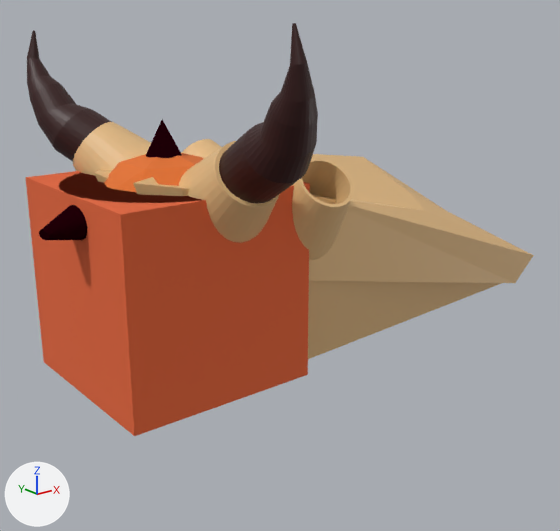
What one commit did to the Blender file Assets/Models/tiles.blend.
Both versions are drawn from a camera (50 mm lens) standing at (-3.79, -6.54, 2.47) and looking at (1.44, 0.01, -0.15). Arrows for +X, +Y and +Z are at lower left; the lights stay in place. The same objects are shown in both versions, whatever each file hides.

Objects in the first picture: 'Big_Stone', 'Birch_Tree', 'Red_Spike', 'Red_Tree', 'Skull'.
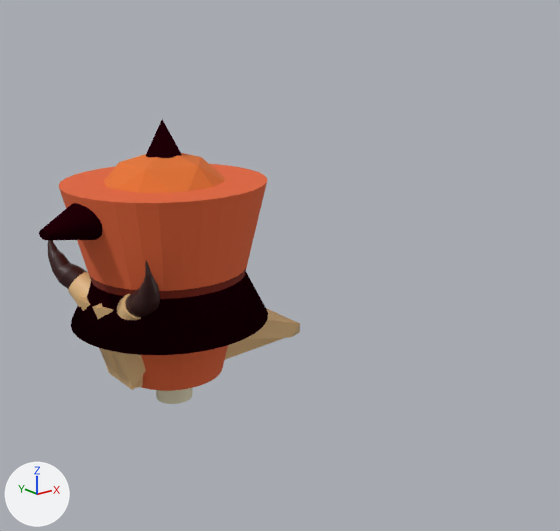
Where the newer file only moved an object's origin or applied its transform, the numbers keep the older frame.

Changed parts and their boxes [x1, y1, x2, y2] in the pictures (560 x 531 px):
'Big_Stone', reshaped: before [26, 171, 310, 436]; after [59, 164, 267, 391]
'Skull', mesh rescaled (50% narrower, 55% shorter): before [27, 23, 534, 359]; after [48, 240, 300, 390]
part 1 of me_cylinder_005, deleted (orange): before [26, 171, 310, 436]
'Red_Tree', unchanged, uncovered by the edit: before [146, 119, 182, 158]; after [71, 119, 268, 355]

Edits to the bpy script that builds the scene:
```text
Change me_cylinder_005:
    where me_cylinder_005.from_pydata(...)  # 136 vertices, 104 faces; spans x -1.0..1.0, y -1.0..1.0, z -1.0..1.0
    used by ob_big_stone; location = (0.0, 0.0, 0.0)
    me_cylinder_005 part 1: the loose piece of 8 vertices spanning x -1.0..1.0, y -1.0..1.0, z -1.0..1.0 is deleted
Change me_cylinder_010:
    where me_cylinder_010.from_pydata(...)  # 1192 vertices, 1010 faces; spans x -2.4..14.9, y -11.1..9.0, z -10.6..4.7
    used by ob_skull; location = (0.17, -1.21, 1.24); rotation_euler = (1.006, -0.342, 0.135), in degrees (58, -20, 7.7); scale = (0.289, 0.289, 0.289)
    me_cylinder_010 part 2: the whole mesh is scaled about its middle by 0.425, then moved by (-7.2, -0.6, -2.4)
```
